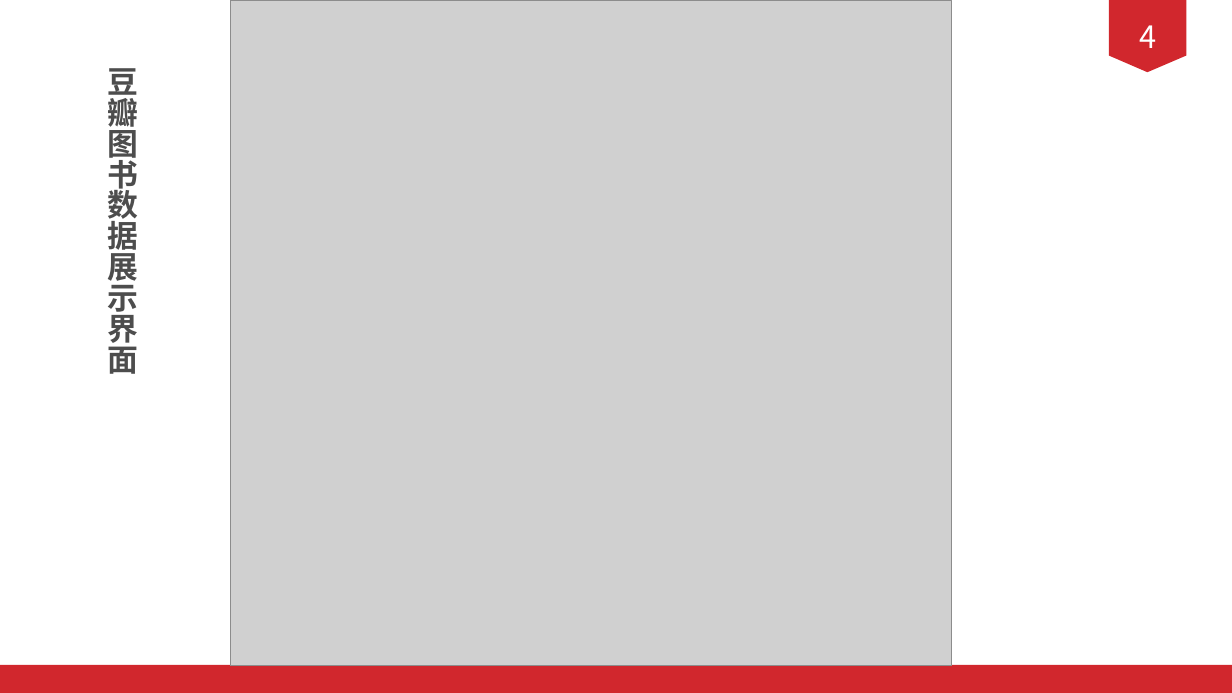
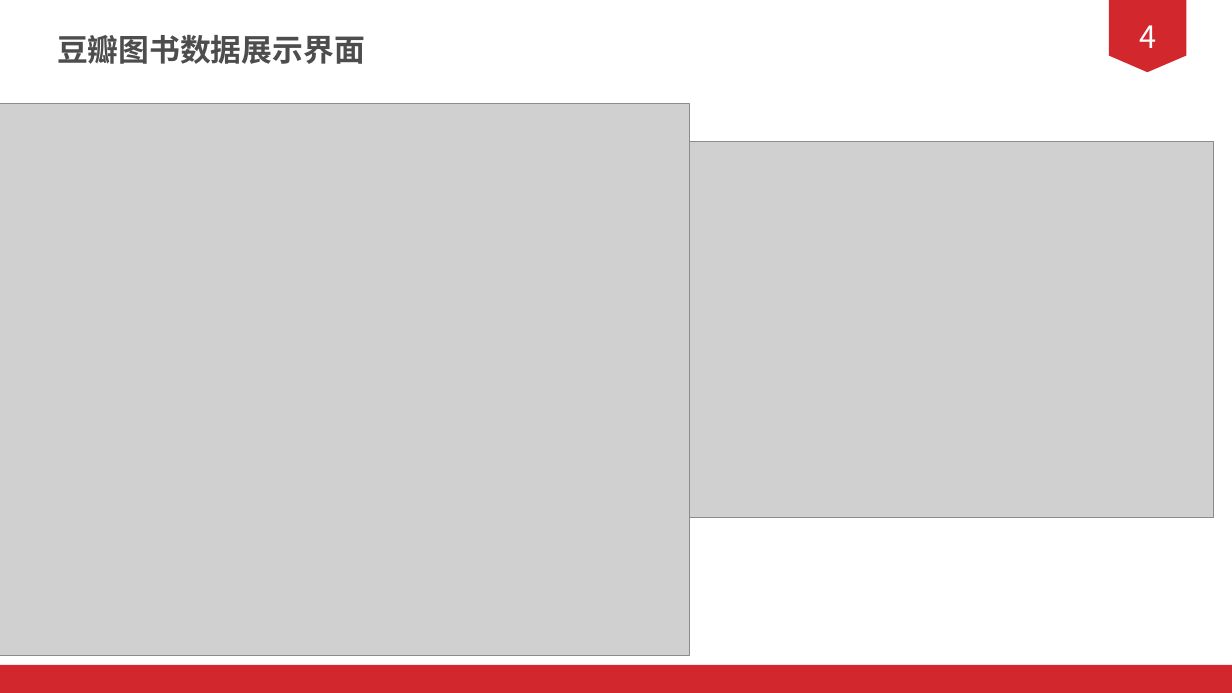
Before and after one commit to 1AKO1/2020shixun, a slide deck: slide 17 of doc/PPT/答辩ppt.pptx. Drawn at 1232x693 pixels with LibreOffice and Linux fonts; fonts in the diff are those of the drawing; grey boxes stand for pictures. Boxes give left, top, right and bottom in pixels: in the first picture for what was removed or moved away, otherwise in the second. Text is boxed around its words. In the diff, an @@ line names an element or a change of style, - is before the commit and + after.

```diff
--- a/doc/PPT/答辩ppt.pptx
+++ b/doc/PPT/答辩ppt.pptx
@@ text "豆瓣图书数据展示界面" rewrapped from (108, 68, 139, 374) to (57, 35, 365, 64) @@
@@ picture removed at (230, 0, 952, 665) @@
@@ picture added at (0, 104, 689, 656) @@
@@ picture added at (622, 142, 1214, 518) @@
```
Also in this commit, not shown: 3 other slides changed.
